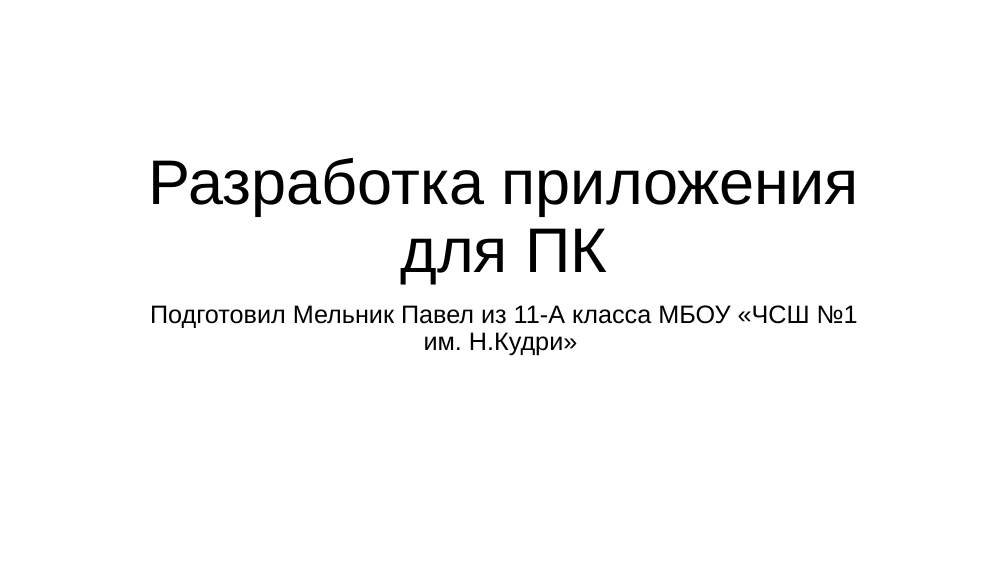
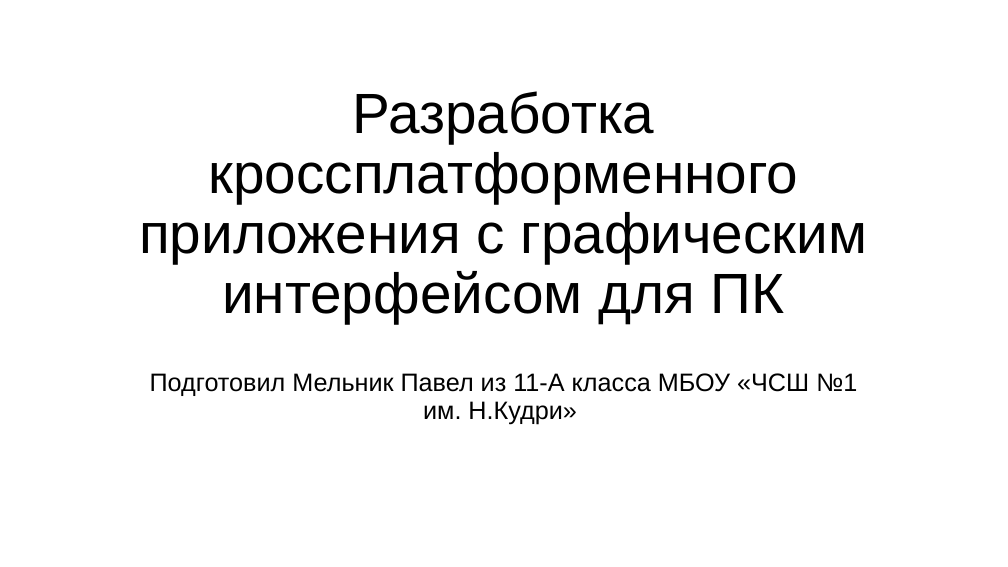
Before and after one commit to ShinyZero0/project, a slide deck: slide 1 of Melnik-Pavel-11A.pptx. Drawn at 1008x567 pixels with LibreOffice and Linux fonts; fonts in the diff are those of the drawing. Boxes give left, top, right and bottom in pixels: in the first picture for what was removed or moved away, otherwise in the second. Text is boxed around its words. In the diff, an @@ line names an element or a change of style, - is before the commit and + after.

```diff
--- a/Melnik-Pavel-11A.pptx
+++ b/Melnik-Pavel-11A.pptx
@@ title at [139, 91, 868, 323]: text changed; size 60 to 54 pt @@
-Разработка приложения для ПК
+Разработка кроссплатформенного приложения с графическим интерфейсом для ПК
@@ subtitle "Подготовил Мельник Павел из 11-А ...": place and size @@
-subtitle "Подготовил Мельник Павел из 11-А ..." at [150, 305, 858, 356]
+subtitle "Подготовил Мельник Павел из 11-А ..." at [150, 373, 857, 424]
```
Also in this commit, not shown: 3 other slides changed, 12 slides added.
